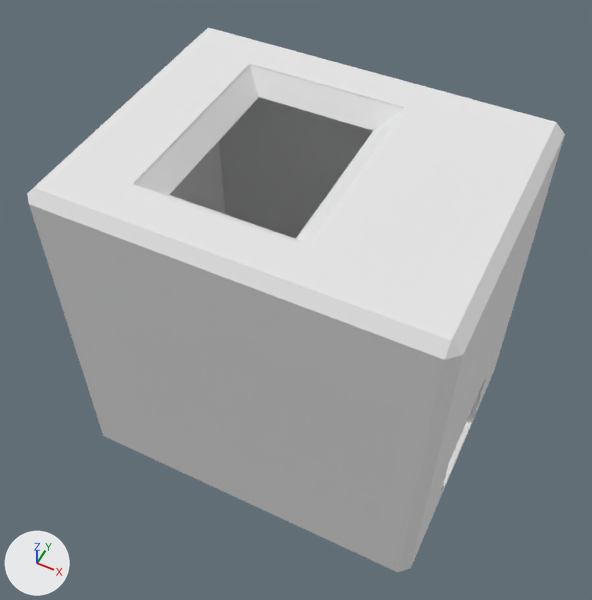
An edit to the Blender file Models/case.blend, drawn before and after from the same camera.
Before and after are seen from a camera (50 mm lens) standing at (24.4, -50.7, 61.6) and looking at (-0.7, -0.6, -1.0). Every picture has the same lights, and +X, +Y and +Z are marked at lower left.

In view in the first picture: 'cap', 'case'.
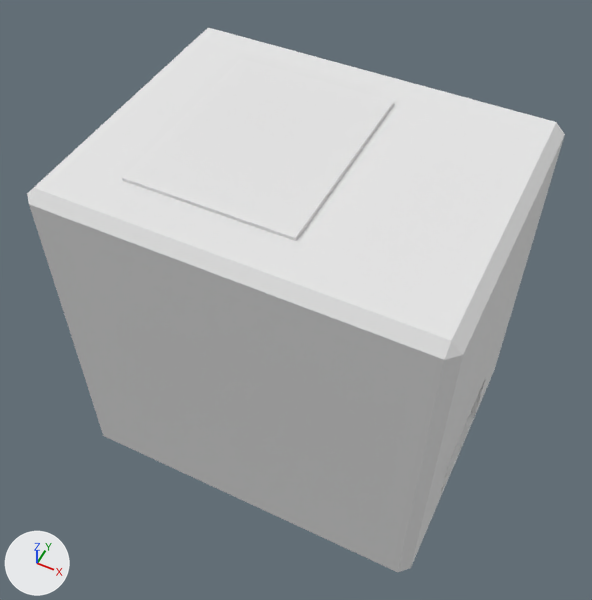
Commit message: shifted screen openening a mm higher

Location of each change, (x1, y1, x2, y2) in pixels of the pictures (592 x 600 px):
'case', reshaped: (27, 28, 565, 568) in both
'screen cutout', shown: after (122, 59, 394, 241)

The change in detail:
Object 'screen cutout' (ob_screen_cutout) is now shown.
Object 'screen cutout' (ob_screen_cutout) moves from (-3.0, 0.0, 16.5) to (-4.0, 0.0, 16.5).
